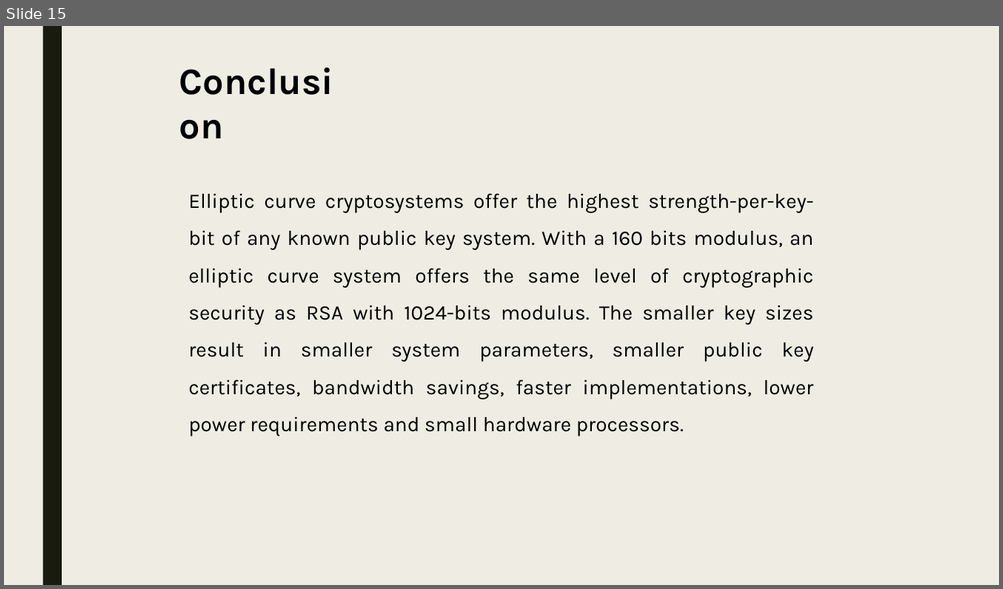
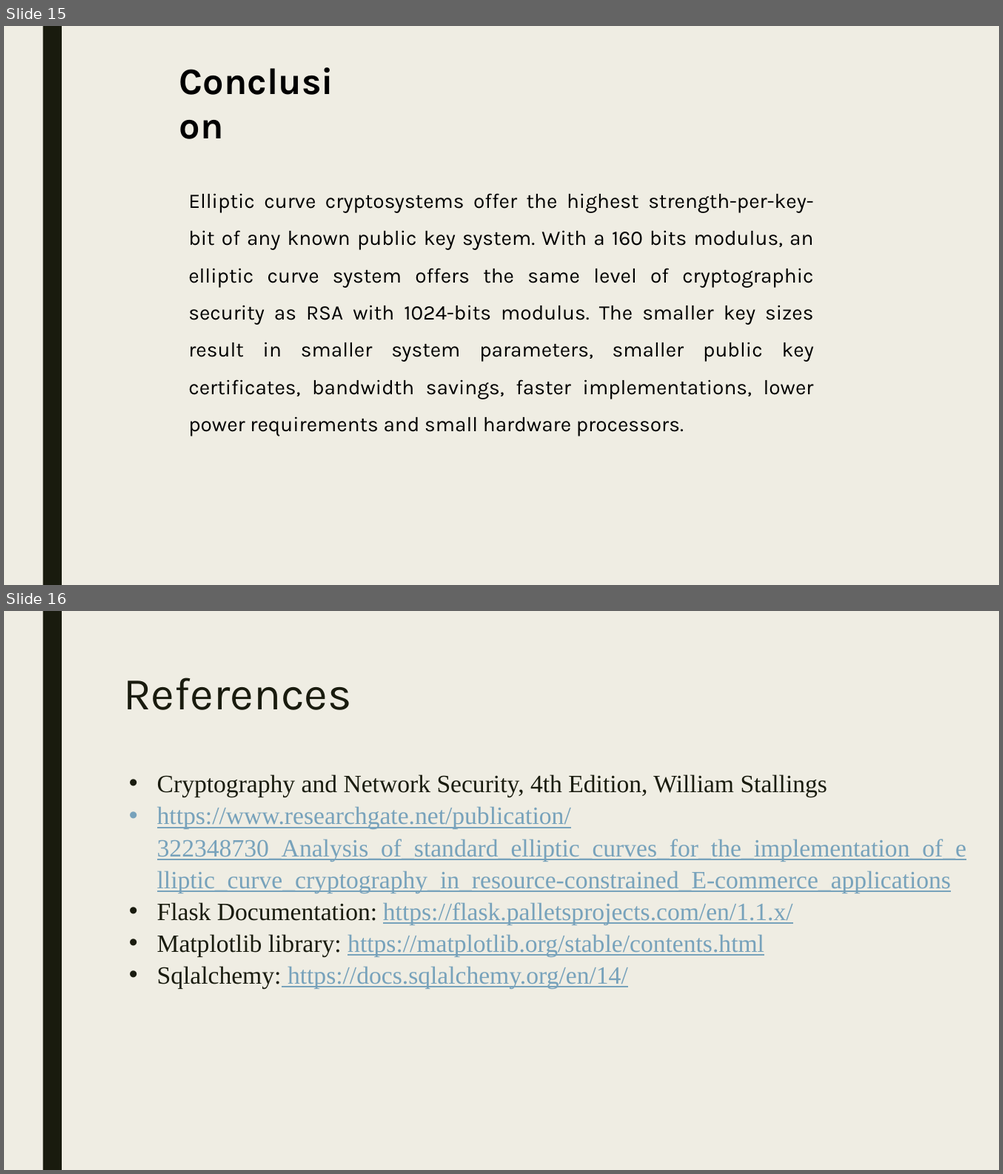
Before and after one commit to Jaidev810/ECC-Cipher, a slide deck: Documents/Ecc Cipher.pptx. Shown one above the other, each under a label of ours: slide 15 before the commit, slides 15 and 16 after it. The pictures are 1003x589 and 1003x1174 pixels, drawn with LibreOffice and Linux fonts; fonts in the diff are those of the drawing. Boxes give left, top, right and bottom in pixels: in the first picture for what was removed or moved away, otherwise in the second. Text is boxed around its words. In the diff, an @@ line names an element or a change of style, - is before the commit and + after.

```diff
--- a/Documents/Ecc Cipher.pptx
+++ b/Documents/Ecc Cipher.pptx
@@ slide 16 added at (x1=4, y1=611, x2=999, y2=1170), background #EFEDE3; not listed: 1 template element that a slide beside it also shows @@
@@ title added at (x1=123, y1=678, x2=352, y2=710), 44 pt, text #191B0E @@
+References
@@ text added at (x1=157, y1=775, x2=966, y2=989), 24 pt, text #77A2BB, underline @@
+• Cryptography and Network Security, 4th Edition, William Stallings
+• https://www.researchgate.net/publication/322348730_Analysis_of_standard_elliptic_curves_for_the_implementation_of_elliptic_curve_cryptography_in_resource-constrained_E-commerce_applications
+• Flask Documentation: https://flask.palletsprojects.com/en/1.1.x/
+• Matplotlib library: https://matplotlib.org/stable/contents.html
+• Sqlalchemy: https://docs.sqlalchemy.org/en/14/
```
Also in this commit, not shown: 1 slide changed, 1 other file.
